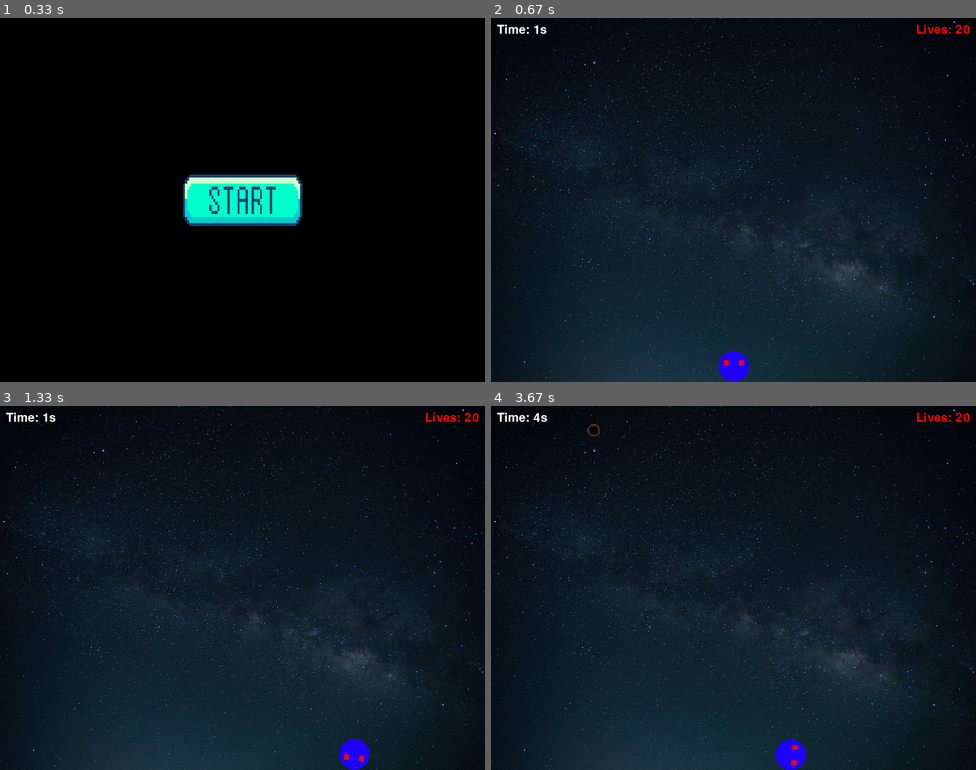
Above: before the commit, frames 1-4 (two rows, left to right).
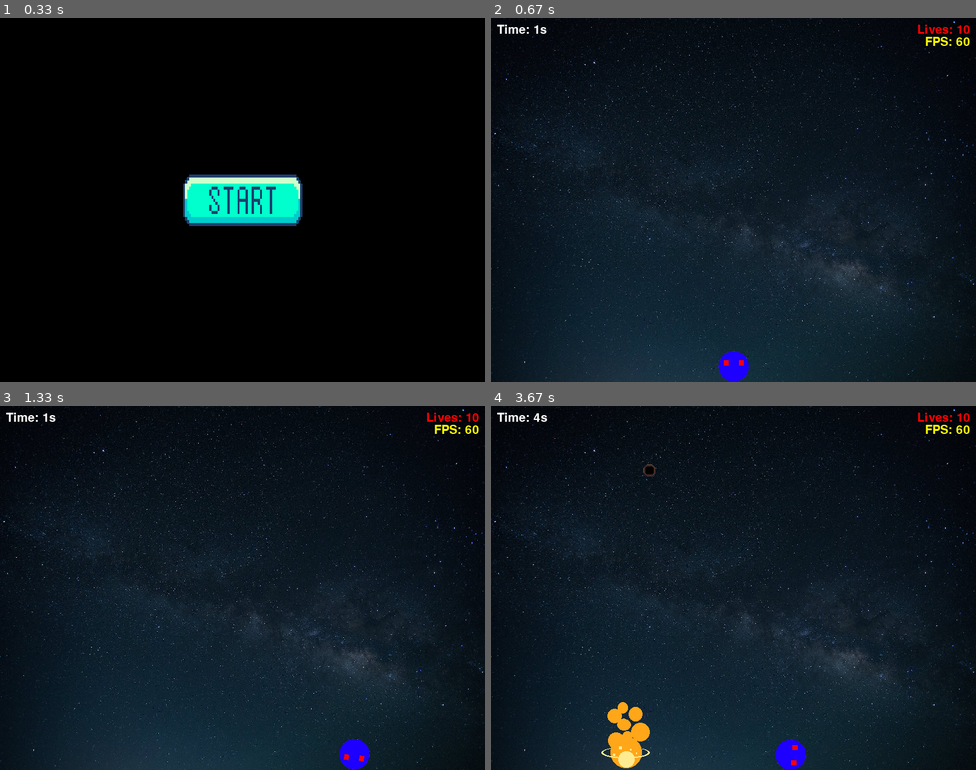
Above: after the commit, the same moments.

Repository: Oussecg/pygame-simple-game
Game: pygame game, started from main.py
Same seed, same stepped clock (60 frames per second), same inputs: the game is played once before the commit and once after it.
Inputs (mouse positions are in pixels of both pictures, inside the frame that each line leads up to):
- Up to frame 1 (0.33 s): no input
- Up to frame 2 (0.67 s): click (733, 200) at 0.38 s
- Up to frame 3 (1.33 s): hold Right 0.67-1.13 s; hold Right from 1.17 s (still down)
- Up to frame 4 (3.67 s): release Right at 1.63 s; hold Left 1.67-2.2 s; tap D at 1.82, 3.48 s; hold Left 2.23-2.63 s; hold Right 2.67-3.3 s; hold Left from 3.33 s (still down)

Frame 1 is identical in both runs. In frame 2, 0.2% of the frame differs, in the area x 87-99%, y 1-8%; in frame 3, 0.2%; in frame 4, 1.4%, in the area x 19-99%, y 1-100%.

Commit message:
We optimise our game even farther our goal now is to add a animation when the player get hit and play a sound and try to optimise the code :)

Diff:
--- a/explosion.py
+++ b/explosion.py
@@ -10,6 +10,7 @@
         self.listImage = []
         self.start_animation_time = time()
         self.animation_time = 50
+        self.explosion_sound = pygame.mixer.Sound("assets/mp3/massive-explosion-2-397983.mp3")
         self.frame = 0
 
         for x in range(12):
@@ -27,3 +28,6 @@
             else:
                 self.image = self.listImage[self.frame]
                 return False
+
+    def play_sound(self):
+        self.explosion_sound.play()
--- a/game.py
+++ b/game.py
@@ -1,5 +1,4 @@
 import pygame
-
 from player import Player
 from rocket import Rocket
 from explosion import Explosion
@@ -9,9 +8,8 @@
     def __init__(self):
         self.game_started = False
         self.game_finished = False
-        self.default_add_increment = 4000
-        self.add_increment = self.default_add_increment
-        self.max_speed = 2000
+        self.max_rockets = 5
+        self.max_speed = 5
         self.count = 0
         self.start_time = time()
         self.elapsed_time = 0
@@ -22,10 +20,11 @@
         self.background = pygame.image.load("assets/images/bg.jpeg").convert()
         self.background = pygame.transform.scale(self.background, self.screen.get_size())
         self.player = Player()
-        self.rocket = Rocket()
+        self.rocket = Rocket(self.elapsed_time)
         self.explosion = Explosion()
         self.text = self.font.render(f'Time: {self.elapsed_time}s', True, (255, 255, 255))
         self.live_text = self.font.render(f"Lives: {self.player.lives}", True, "white")
+        self.fps_text = self.font.render(f"FPS: {self.clock.get_fps()}", True, "yellow")
         self.fps = 60
         self.rockets = pygame.sprite.Group()
         self.start_button = pygame.image.load("assets/images/start.png").convert()
@@ -39,23 +38,30 @@
         self.game_over_image_y = (pygame.display.get_surface().get_height() - self.game_over_image.get_height()) // 2
         self.game_over_image_rect = self.game_over_image.get_rect(topleft=(self.game_over_image_x, self.game_over_image_y))
         self.explosions = pygame.sprite.Group()
+        self.game_over_sound = pygame.mixer.Sound("assets/mp3/game-over-arcade-6435.mp3")
 
     def check_events(self):
         if self.game_started:
             # this is the counter time
             self.elapsed_time = round(time() - self.start_time) * 1000
-            if self.add_increment > self.max_speed:
-                self.add_increment = self.default_add_increment
-                self.add_increment -= self.elapsed_time // 100
-            self.count = self.elapsed_time // self.add_increment
             self.text = self.font.render(f'Time: {self.elapsed_time // 1000}s', True, (255, 255, 255))
             self.live_text = self.font.render(f"Lives: {self.player.lives}", True, "red")
+            self.fps_text = self.font.render(f"FPS: {round(self.clock.get_fps())}", True, "yellow")
+            # todo : Optimize the logic of adding rocket !
+            add_speed = self.elapsed_time / 200000
+            max_add_speed = min(add_speed, 0.5)
+            if self.count + max_add_speed <= self.max_rockets:
+                self.count += max_add_speed
+
+            for _ in range(round(self.count) - len(self.rockets)):
+                self.rockets.add(Rocket(self.elapsed_time))
 
             for rocket in self.rockets:
                 rocket.update()
                 if rocket.rect.bottom >= pygame.display.get_surface().get_height():
                     self.count -= 1
                     explosion = Explosion()
+                    explosion.play_sound()
                     explosion.rect.x, explosion.rect.y = rocket.rect.x, rocket.rect.bottom - explosion.rect.height
                     self.rockets.remove(rocket)
                     self.explosions.add(explosion)
@@ -63,9 +69,10 @@
                     self.player.lives -= 1
                     self.rockets.remove(rocket)
                     self.count -= 1
+                    self.player.time = time()
+                    self.player.animation_damage()
 
-            for _ in range(self.count - len(self.rockets)):
-                self.rockets.add(Rocket())
+
 
             for explosion in self.explosions:
                 if explosion.animate():
@@ -94,6 +101,7 @@
             self.screen.blit(self.player.img, self.player.rect)
             self.screen.blit(self.text, (10, 10))
             self.screen.blit(self.live_text, (pygame.display.get_surface().get_width() - (self.live_text.get_width() + 10), 10))
+            self.screen.blit(self.fps_text, (pygame.display.get_surface().get_width() - (self.fps_text.get_width() + 10), (self.live_text.get_height() + 10)))
             self.rockets.draw(self.screen)
             self.explosions.draw(self.screen)
             self.clock.tick(self.fps)
@@ -104,6 +112,7 @@
 
     def check_live(self):
         if self.player.lives <= 0:
+            self.game_over_sound.play()
             self.screen.fill("black")
             self.game_started = False
             self.game_finished = True
--- a/main.py
+++ b/main.py
@@ -3,6 +3,7 @@
 
 pygame.init()
 pygame.font.init()
+pygame.mixer.init()
 game = Game()
 
 while True:
--- a/player.py
+++ b/player.py
@@ -1,9 +1,10 @@
 import pygame
+from time import time
 
 class Player(pygame.sprite.Sprite):
     def __init__(self):
         super().__init__()
-        self.max_lives = 20
+        self.max_lives = 10
         self.lives = self.max_lives
         self.original_img = pygame.image.load('assets/images/sprite.png').convert_alpha()
         self.original_img = pygame.transform.scale(self.original_img, (50, 50))
@@ -14,6 +15,7 @@
         self.velocity = [5, 0]
         self.angle = 0
         self.rotation_Speed = 5
+        self.time = time()
 
     def move_left(self):
         if 0 < self.rect.left + self.velocity[0]:
@@ -28,3 +30,11 @@
             self.angle -= self.rotation_Speed
             self.img = pygame.transform.rotate(self.original_img, self.angle)
             self.rect = self.img.get_rect(center=self.rect.center)
+
+    def animation_damage(self):
+        if round(time() - self.time) * 1000 >= 400:
+            self.time = time()
+            if self.img.get_alpha() == 255:
+                self.img.set_alpha(128)
+            else:
+                self.img.set_alpha(255)
--- a/rocket.py
+++ b/rocket.py
@@ -1,21 +1,44 @@
 import pygame
 from random import randint
+from time import time
 
 class Rocket(pygame.sprite.Sprite):
-    def __init__(self):
+    def __init__(self, elapsed_time = ""):
         super().__init__()
+        self.elapsed_time = elapsed_time
+        self.current_time = self.elapsed_time
+        self.max_speed = 9
+        self.min_speed = 3
         self.origin_img = pygame.image.load('assets/images/meteor.png').convert_alpha()
         self.origin_img = pygame.transform.scale(self.origin_img, (20, 20))
         self.image = self.origin_img
         self.positionX = randint(0, pygame.display.get_surface().get_width() - self.image.get_width())
         self.positionY = -self.origin_img.get_height()
         self.rect = self.image.get_rect(topleft=(self.positionX, self.positionY))
-        self.velocity = [0, 9]
+        self.add_speed()
+        self.y_speed = randint(round(self.min_speed), round(self.max_speed))
+        self.velocity = [0, self.y_speed]
         self.on_move = True
 
     def move(self):
         if self.on_move:
-            self.rect.y += randint(3, self.velocity[1])
+            self.rect.y += self.velocity[1]
 
     def update(self):
         self.move()
+        #print(self.max_speed, self.min_speed, self.y_speed)
+
+    def add_speed(self):
+        add_speed = self.elapsed_time / 10000
+        if 20 >= self.max_speed + add_speed:
+            if time() - self.current_time >= 5:
+                self.current_time = time()
+                self.max_speed += add_speed
+                self.min_speed += add_speed
+        else:
+            self.max_speed = 20
+            if self.min_speed + add_speed <= self.max_speed:
+                self.min_speed += add_speed
+            else:
+                self.min_speed = 20
+        print(add_speed, self.max_speed, self.min_speed)
Not shown, added: assets/mp3/damage-taken.mp3
Not shown, added: assets/mp3/game-over-arcade-6435.mp3
Not shown, added: assets/mp3/massive-explosion-2-397983.mp3
